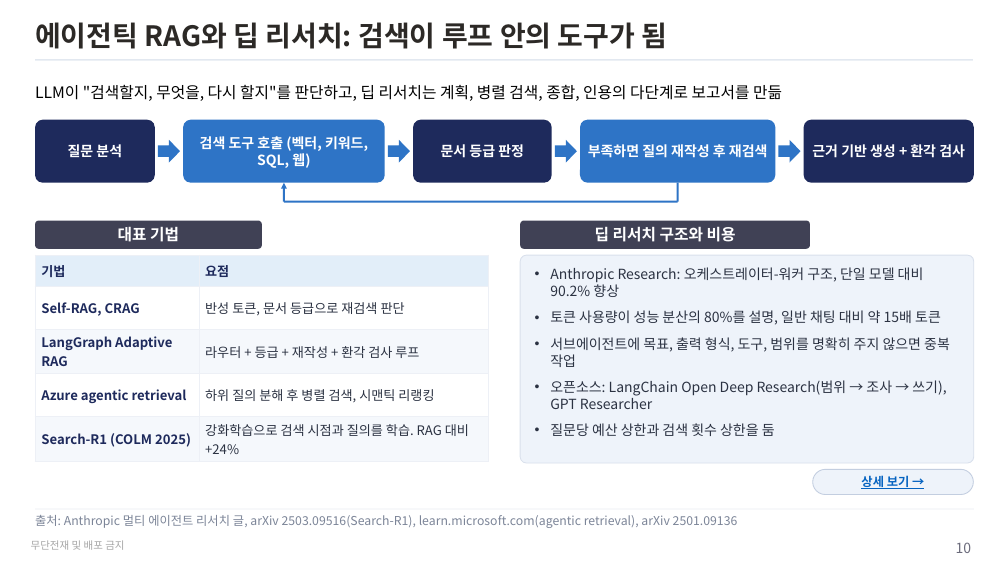
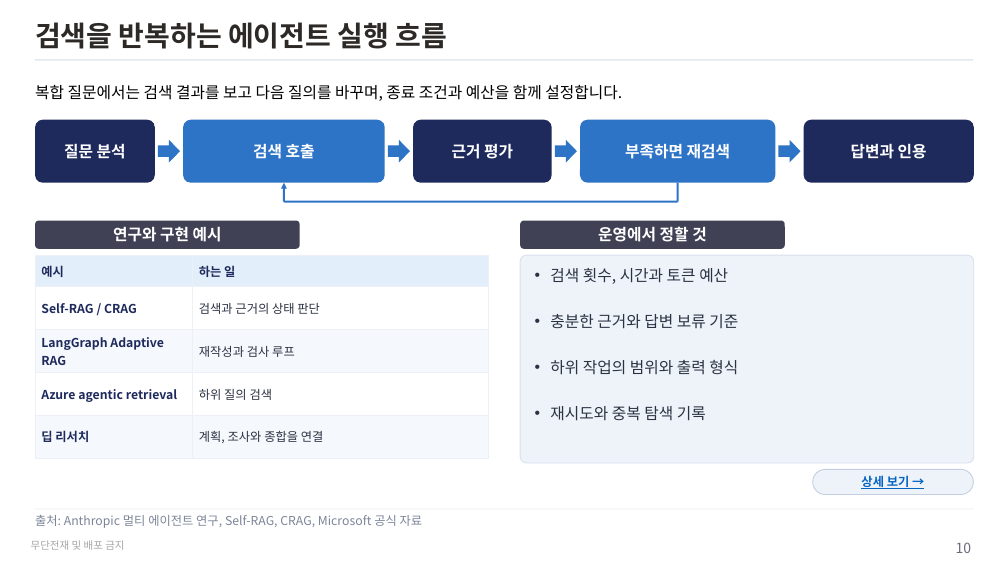
Before and after one commit to unicorn-campus/hybrid-ai, a slide deck: slide 10 of research/rag-trends-2026.pptx. Drawn at 1008x567 pixels with LibreOffice and Linux fonts; fonts in the diff are those of the drawing. Boxes give left, top, right and bottom in pixels: in the first picture for what was removed or moved away, otherwise in the second. Text is boxed around its words. In the diff, an @@ line names an element or a change of style, - is before the commit and + after.

Commit message:
RAG 동향 재검토와 Neo4j 및 Cohere 보완 내용을 PPT에 반영

```diff
--- a/research/rag-trends-2026.pptx
+++ b/research/rag-trends-2026.pptx
@@ title at (x1=35, y1=22, x2=448, y2=49): text changed @@
-에이전틱 RAG와 딥 리서치: 검색이 루프 안의 도구가 됨
+검색을 반복하는 에이전트 실행 흐름
@@ text at (x1=35, y1=85, x2=622, y2=101): text changed @@
-LLM이 "검색할지, 무엇을, 다시 할지"를 판단하고, 딥 리서치는 계획, 병렬 검색, 종합, 인용의 다단계로 보고서를 만듦
+복합 질문에서는 검색 결과를 보고 다음 질의를 바꾸며, 종료 조건과 예산을 함께 설정합니다.
@@ rounded rectangle "질문 분석" at (x1=35, y1=120, x2=155, y2=183): size 16 to 18 pt @@
@@ text in rounded rectangle at (x1=253, y1=143, x2=315, y2=159): text changed; size 16 to 18 pt @@
-검색 도구 호출 (벡터, 키워드, SQL, 웹)
+검색 호출
@@ text in rounded rectangle at (x1=452, y1=143, x2=513, y2=159): text changed; size 16 to 18 pt @@
-문서 등급 판정
+근거 평가
@@ text in rounded rectangle at (x1=625, y1=143, x2=730, y2=159): text changed; size 16 to 18 pt @@
-부족하면 질의 재작성 후 재검색
+부족하면 재검색
@@ text in rounded rectangle at (x1=851, y1=143, x2=927, y2=159): text changed; size 16 to 18 pt @@
-근거 기반 생성 + 환각 검사
+답변과 인용
@@ rounded rectangle "연구와 구현 예시" resized from (x1=35, y1=220, x2=262, y2=249) to (x1=35, y1=220, x2=300, y2=249) @@
@@ text in rounded rectangle at (x1=113, y1=226, x2=222, y2=242): text changed @@
-대표 기법
+연구와 구현 예시
@@ rounded rectangle "운영에서 정할 것" resized from (x1=520, y1=220, x2=810, y2=249) to (x1=520, y1=220, x2=785, y2=249) @@
@@ text in rounded rectangle at (x1=598, y1=226, x2=706, y2=242): text changed @@
-딥 리서치 구조와 비용
+운영에서 정할 것
@@ table at (x1=35, y1=255, x2=489, y2=447) @@
-row 1, column 1: 기법
+row 1, column 1: 예시
-row 1, column 2: 요점
+row 1, column 2: 하는 일
-row 2, column 1: Self-RAG, CRAG
+row 2, column 1: Self-RAG / CRAG
-row 2, column 2: 반성 토큰, 문서 등급으로 재검색 판단
+row 2, column 2: 검색과 근거의 상태 판단
-row 3, column 2: 라우터 + 등급 + 재작성 + 환각 검사 루프
+row 3, column 2: 재작성과 검사 루프
-row 4, column 2: 하위 질의 분해 후 병렬 검색, 시맨틱 리랭킹
+row 4, column 2: 하위 질의 검색
-row 5, column 1: Search-R1 (COLM 2025)
+row 5, column 1: 딥 리서치
-row 5, column 2: 강화학습으로 검색 시점과 질의를 학습. RAG 대비 +24%
+row 5, column 2: 계획, 조사와 종합을 연결
@@ size 15 to 14 pt in "LangGraph Adaptive RAG", "Azure agentic retrieval" @@
@@ text in rounded rectangle at (x1=550, y1=268, x2=738, y2=421): text changed; size 16 to 18 pt @@
-• Anthropic Research: 오케스트레이터-워커 구조, 단일 모델 대비 90.2% 향상
-• 토큰 사용량이 성능 분산의 80%를 설명, 일반 채팅 대비 약 15배 토큰
-• 서브에이전트에 목표, 출력 형식, 도구, 범위를 명확히 주지 않으면 중복 작업
-• 오픈소스: LangChain Open Deep Research(범위 → 조사 → 쓰기), GPT Researcher
-• 질문당 예산 상한과 검색 횟수 상한을 둠
+• 검색 횟수, 시간과 토큰 예산
+• 충분한 근거와 답변 보류 기준
+• 하위 작업의 범위와 출력 형식
+• 재시도와 중복 탐색 기록
@@ text at (x1=35, y1=515, x2=423, y2=528): text changed @@
-출처: Anthropic 멀티 에이전트 리서치 글, arXiv 2503.09516(Search-R1), learn.microsoft.com(agentic retrieval), arXiv 2501.09136
+출처: Anthropic 멀티 에이전트 연구, Self-RAG, CRAG, Microsoft 공식 자료
```
Also in this commit, not shown: 12 other slides changed, 1 slide added, 1 slide removed, 2 other files.
